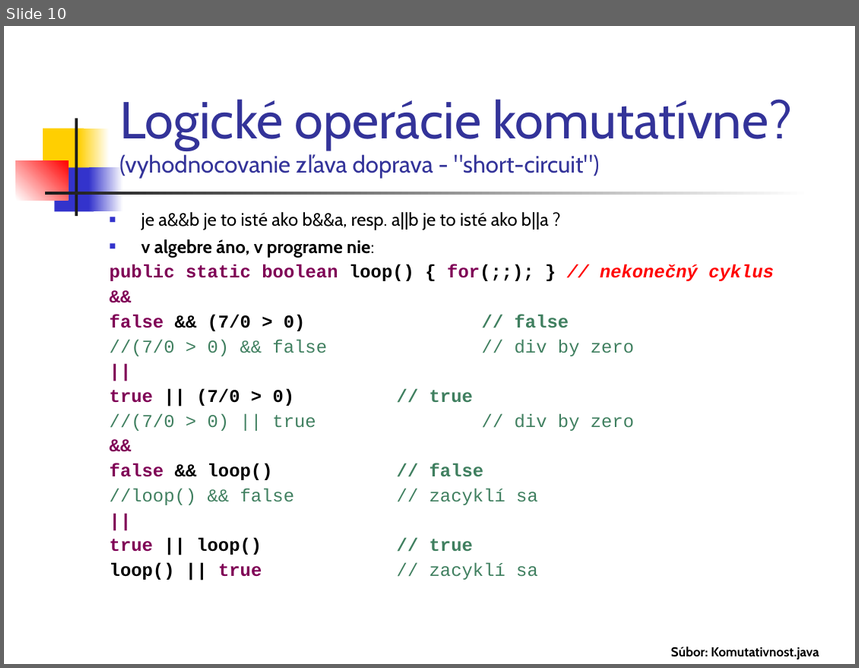
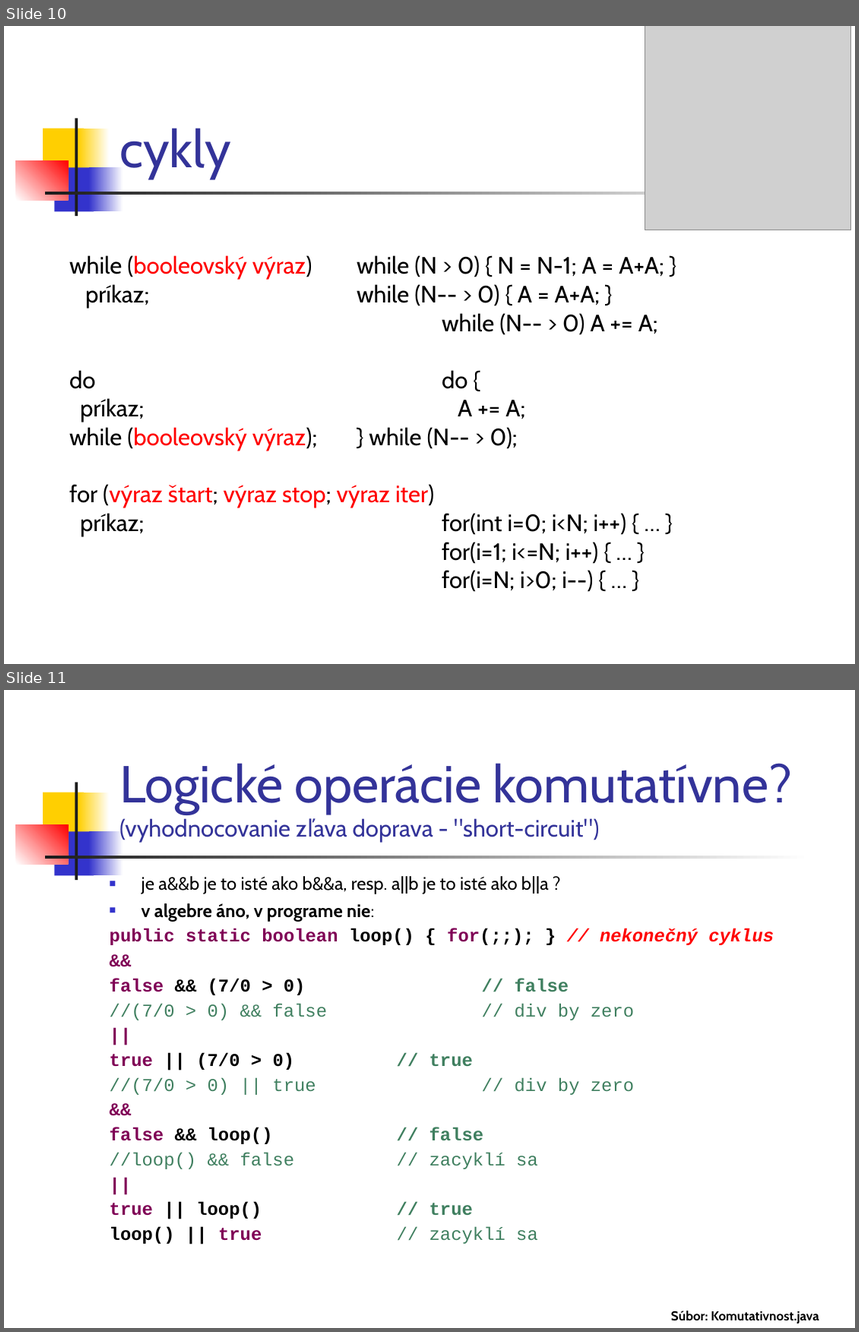
Before and after one commit to Programovanie4/Prednasky, a slide deck: 02/02_java.ppt. Shown one above the other, each under a label of ours: slide 10 before the commit, slides 10 and 11 after it. The pictures are 859x668 and 859x1332 pixels, drawn with LibreOffice and Linux fonts; fonts in the diff are those of the drawing; grey boxes stand for pictures. Boxes give left, top, right and bottom in pixels: in the first picture for what was removed or moved away, otherwise in the second. Text is boxed around its words. In the diff, an @@ line names an element or a change of style, - is before the commit and + after.

```diff
--- a/02/02_java.ppt
+++ b/02/02_java.ppt
@@ slide 10 added at [4,26,855,664], background #FFFFFF; not listed: 7 template elements that a slide beside it also shows @@
@@ picture added at [645,26,851,230] @@
@@ title added at [120,128,231,179], 44 pt, text #333399 @@
+cykly
@@ text added at [69,256,664,592], 20 pt, text #000000 @@
+while (booleovský výraz) while (N > 0) { N = N-1; A = A+A; }
+príkaz; while (N-- > 0) { A = A+A; }
+while (N-- > 0) A += A;
+do do {
+príkaz; A += A;
+while (booleovský výraz); } while (N-- > 0);
+for (výraz štart; výraz stop; výraz iter)
+príkaz; for(int i=0; i<N; i++) { … }
+for(i=1; i<=N; i++) { … }
+for(i=N; i>0; i--) { … }
@@ what was slide 10 is now slide 11 @@
```
Also in this commit, not shown: 5 slides changed, 1 other file.
